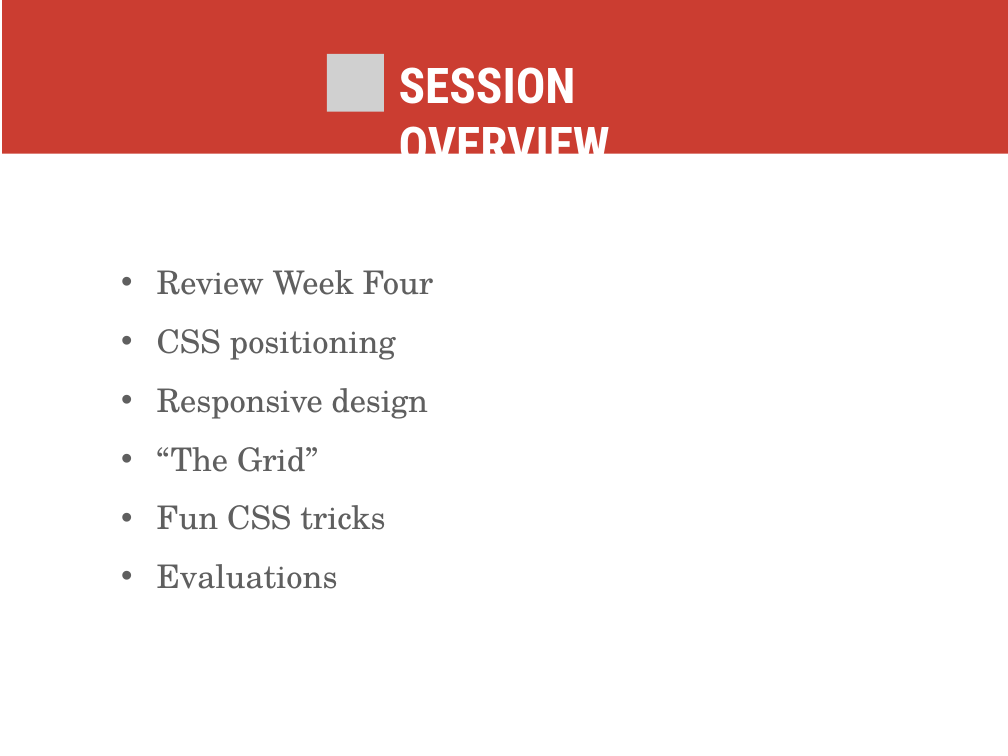
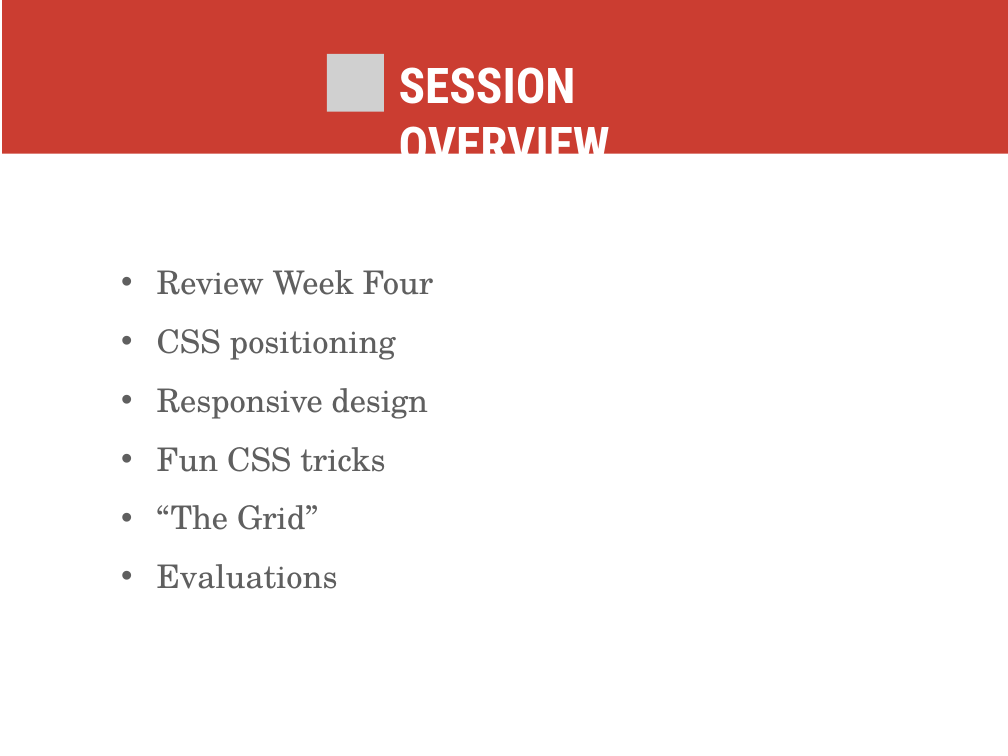
Before and after one commit to skornfeld/svc-class-jan-2018, a slide deck: slide 2 of slides/week-5.pptx. Drawn at 1008x756 pixels with LibreOffice and Linux fonts; fonts in the diff are those of the drawing; grey boxes stand for pictures. Boxes give left, top, right and bottom in pixels: in the first picture for what was removed or moved away, otherwise in the second. Text is boxed around its words. In the diff, an @@ line names an element or a change of style, - is before the commit and + after.

```diff
--- a/slides/week-5.pptx
+++ b/slides/week-5.pptx
@@ text at [157, 447, 385, 472]: paragraph added @@
+• Fun CSS tricks
@@ text at [157, 505, 385, 530]: paragraph removed @@
-• Fun CSS tricks
```
Also in this commit, not shown: 9 other slides changed, 3 slides added, 2 other files.
